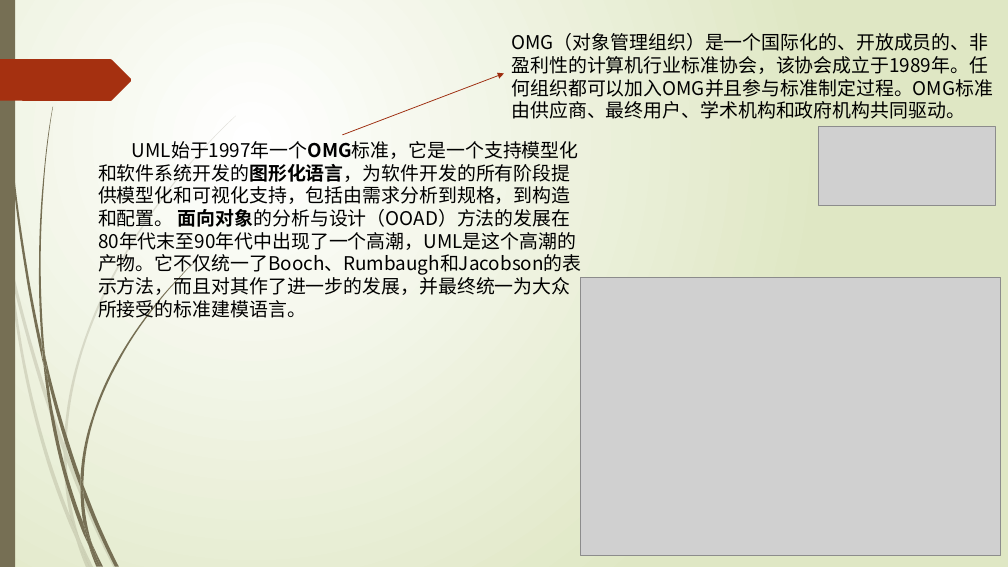
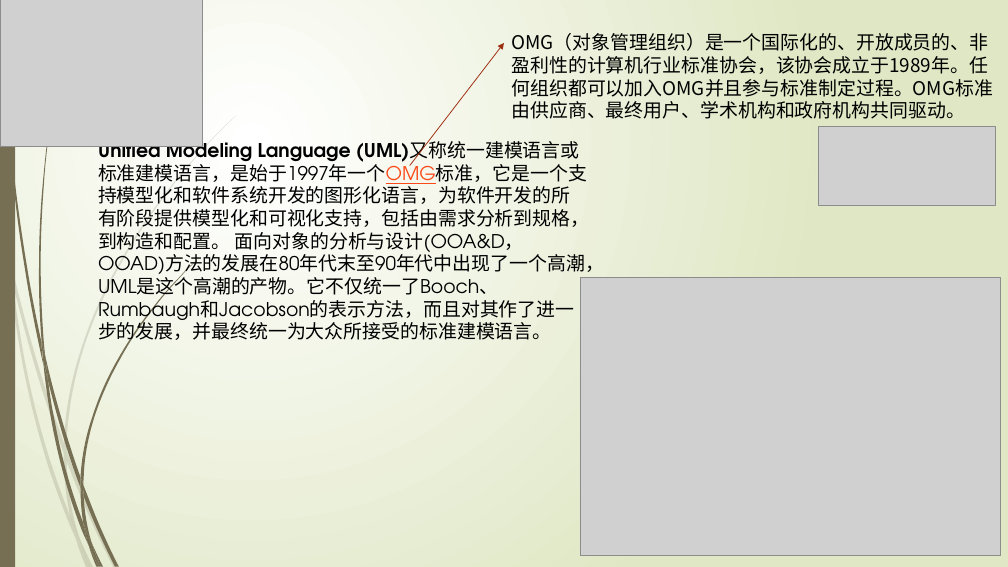
Before and after one commit to rjgcG7/SRS, a slide deck: slide 4 of UML概述.pptx. Drawn at 1008x567 pixels with LibreOffice and Linux fonts; fonts in the diff are those of the drawing; grey boxes stand for pictures. Boxes give left, top, right and bottom in pixels: in the first picture for what was removed or moved away, otherwise in the second. Text is boxed around its words. In the diff, an @@ line names an element or a change of style, - is before the commit and + after.

```diff
--- a/UML概述.pptx
+++ b/UML概述.pptx
@@ picture added at (0, 0, 203, 147) @@
@@ arrow moved from (343, 135) - (504, 73) to (410, 166) - (504, 43) @@
@@ text at (98, 137, 604, 344): text changed; font Noto Sans CJK SC to TeX Gyre Adventor @@
-UML始于1997年一个OMG标准，它是一个支持模型化和软件系统开发的图形化语言，为软件开发的所有阶段提供模型化和可视化支持，包括由需求分析到规格，到构造和配置。 面向对象的分析与设计（OOAD）方法的发展在80年代末至90年代中出现了一个高潮，UML是这个高潮的产物。它不仅统一了Booch、Rumbaugh和Jacobson的表示方法，而且对其作了进一步的发展，并最终统一为大众所接受的标准建模语言。
+Unified Modeling Language (UML)又称统一建模语言或标准建模语言，是始于1997年一个OMG标准，它是一个支持模型化和软件系统开发的图形化语言，为软件开发的所有阶段提供模型化和可视化支持，包括由需求分析到规格，到构造和配置。 面向对象的分析与设计(OOA&D，OOAD)方法的发展在80年代末至90年代中出现了一个高潮，UML是这个高潮的产物。它不仅统一了Booch、Rumbaugh和Jacobson的表示方法，而且对其作了进一步的发展，并最终统一为大众所接受的标准建模语言。
```
Also in this commit, not shown: 12 other slides changed, 2 slides added, 1 slide removed, 1 other file.
